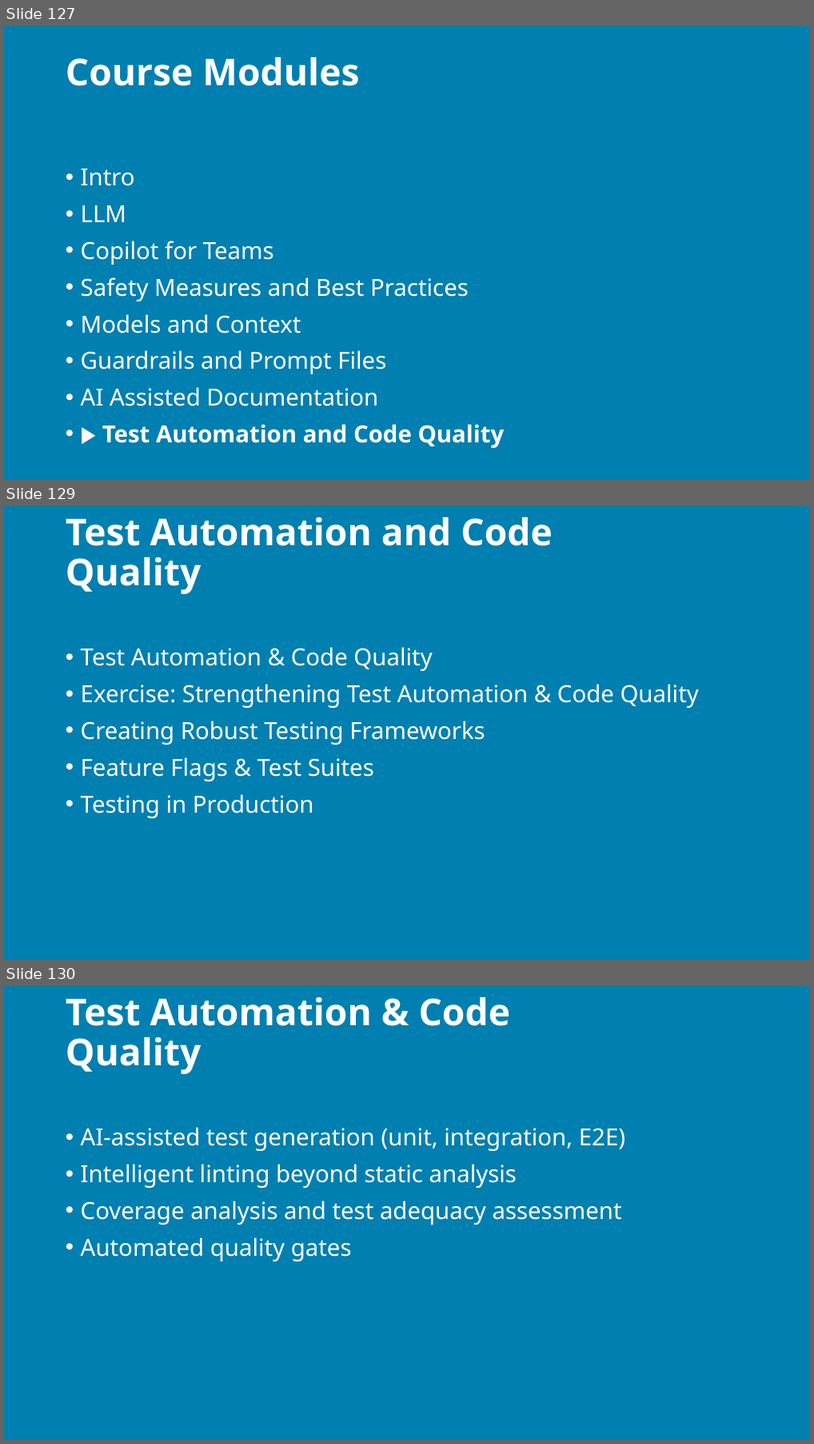
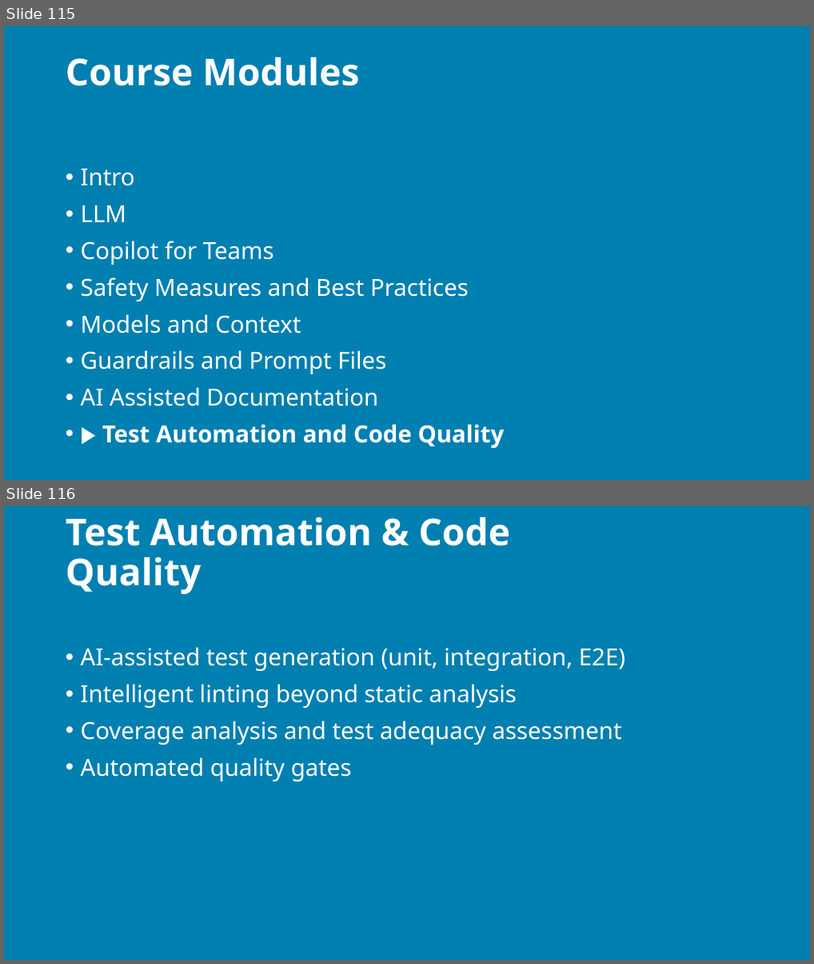
Before and after one commit to j0hnnymiller/AI-Assisted-Software-Development, a slide deck: slides/output/aiasd-311-tuesday-draft.pptx. Shown one above the other, each under a label of ours: slides 127, 129 and 130 before the commit, slides 115 and 116 after it; the slides between them are not shown. The pictures are 814x1444 and 814x964 pixels, drawn with LibreOffice and Linux fonts; fonts in the diff are those of the drawing; background and template pictures are left out. Boxes give left, top, right and bottom in pixels: in the first picture for what was removed or moved away, otherwise in the second. Text is boxed around its words. In the diff, an @@ line names an element or a change of style, - is before the commit and + after.

```diff
--- a/slides/output/aiasd-311-tuesday-draft.pptx
+++ b/slides/output/aiasd-311-tuesday-draft.pptx
@@ slide 129 removed at [4,506,810,960], background picture (left out) @@
@@ title removed at [66,517,553,594] @@
-Test Automation and Code Quality
@@ text removed at [81,647,699,818] @@
-• Test Automation & Code Quality
-• Exercise: Strengthening Test Automation & Code Quality
-• Creating Robust Testing Frameworks
-• Feature Flags & Test Suites
-• Testing in Production
@@ what was slide 127 is now slide 115 @@
@@ what was slide 130 is now slide 116 @@
```
Also in this commit, not shown: 17 slides changed, 13 other slides removed, 31 other files.
